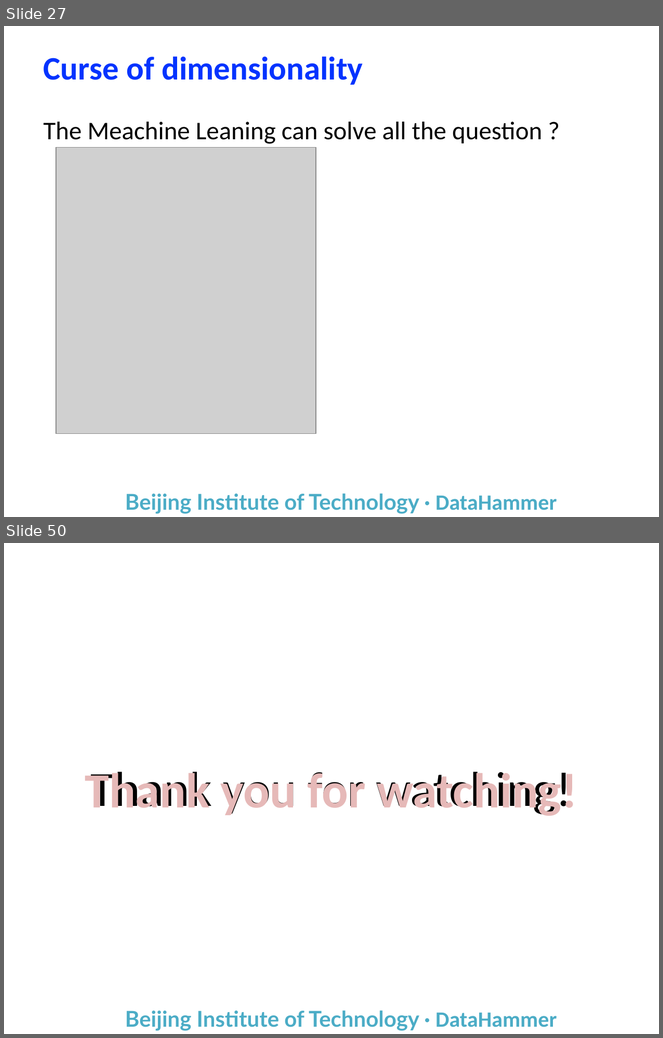
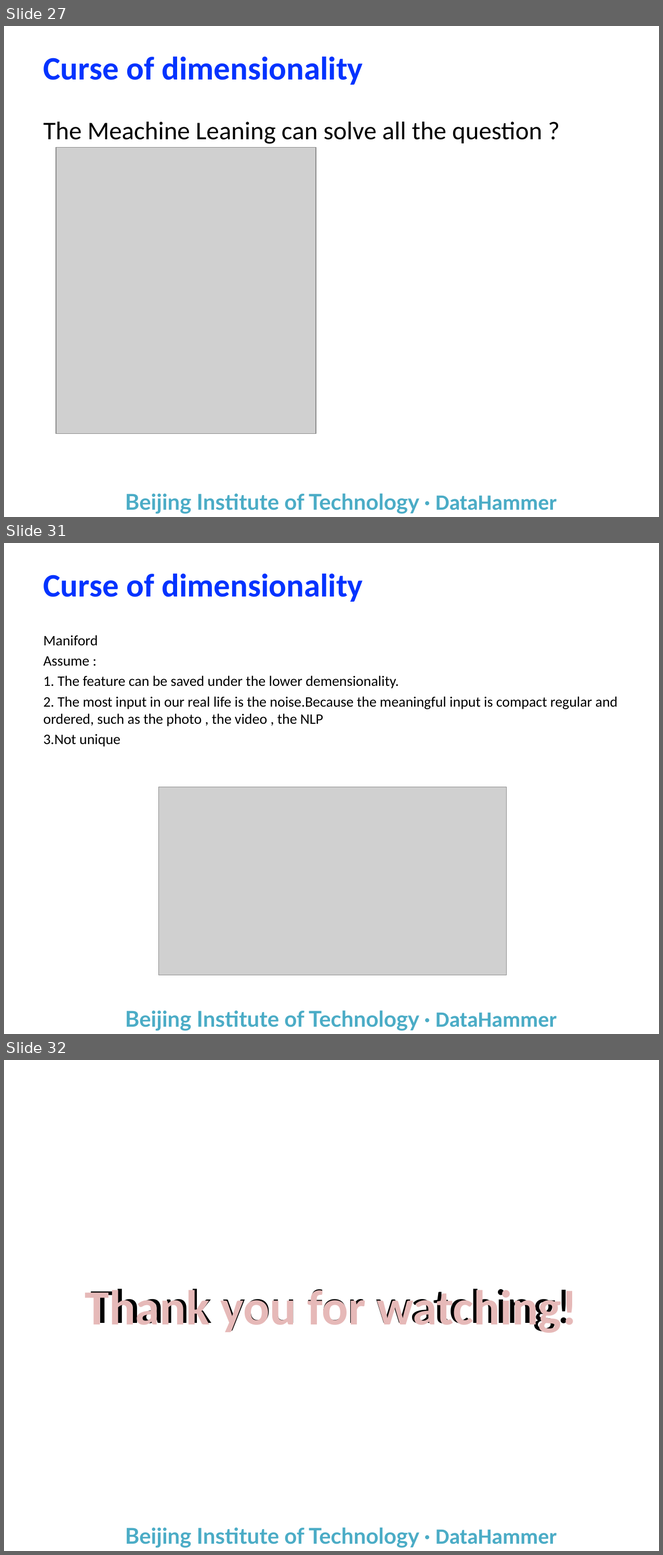
Before and after one commit to yuanba/Study, a slide deck: Report/机器学习自学基础/Machine Learning.pptx. Shown one above the other, each under a label of ours: slides 27 and 50 before the commit, slides 27, 31 and 32 after it; the slides between them are not shown. The pictures are 663x1038 and 663x1555 pixels, drawn with LibreOffice and Linux fonts; fonts in the diff are those of the drawing; grey boxes stand for pictures; background and template pictures are left out. Boxes give left, top, right and bottom in pixels: in the first picture for what was removed or moved away, otherwise in the second. Text is boxed around its words. In the diff, an @@ line names an element or a change of style, - is before the commit and + after.

```diff
--- a/Report/机器学习自学基础/Machine Learning.pptx
+++ b/Report/机器学习自学基础/Machine Learning.pptx
@@ slide 31 added at bbox=[4, 543, 659, 1034], background #FFFFFF; not listed: 1 template element that a slide beside it also shows @@
@@ title added at bbox=[44, 573, 363, 602], 36 pt, text #0433FF, bold @@
+Curse of dimensionality
@@ text added at bbox=[44, 635, 618, 747], 16 pt, text #000000 @@
+Maniford
+Assume :
+1. The feature can be saved under the lower demensionality.
+2. The most input in our real life is the noise.Because the meaningful input is compact regular and ordered, such as the photo , the video , the NLP
+3.Not unique
@@ picture added at bbox=[158, 787, 506, 976] @@
@@ what was slide 50 is now slide 32 @@
```
Also in this commit, not shown: 1 slide changed, 2 other slides added, 21 slides removed, 1 other file.
